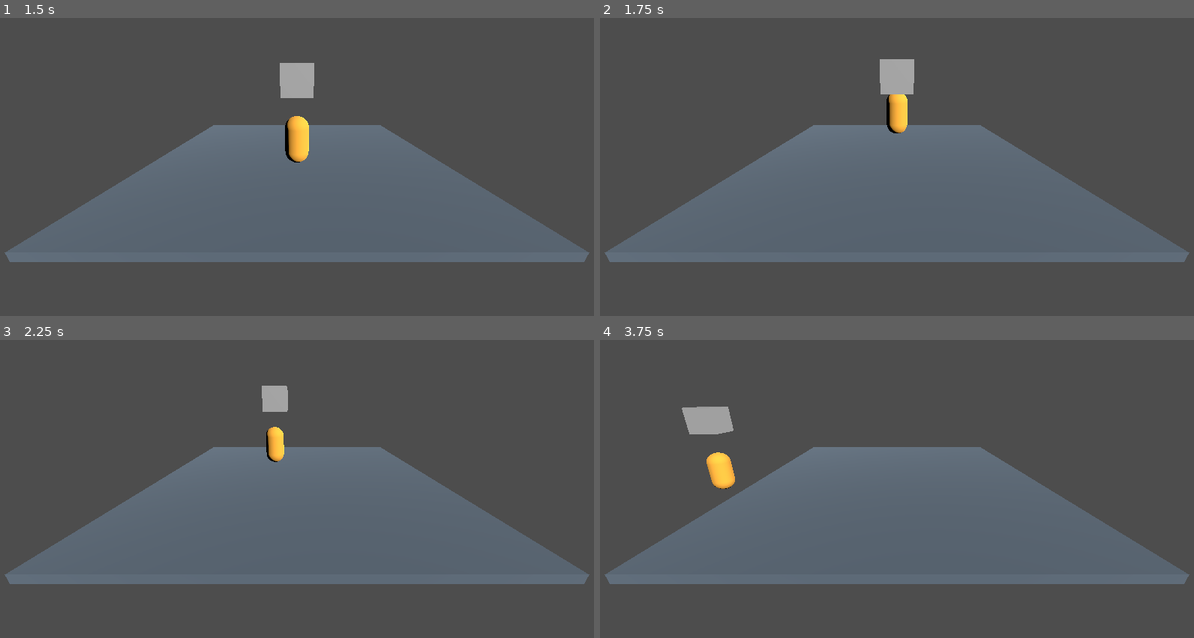
Above: before the commit, frames 1-4 (two rows, left to right).
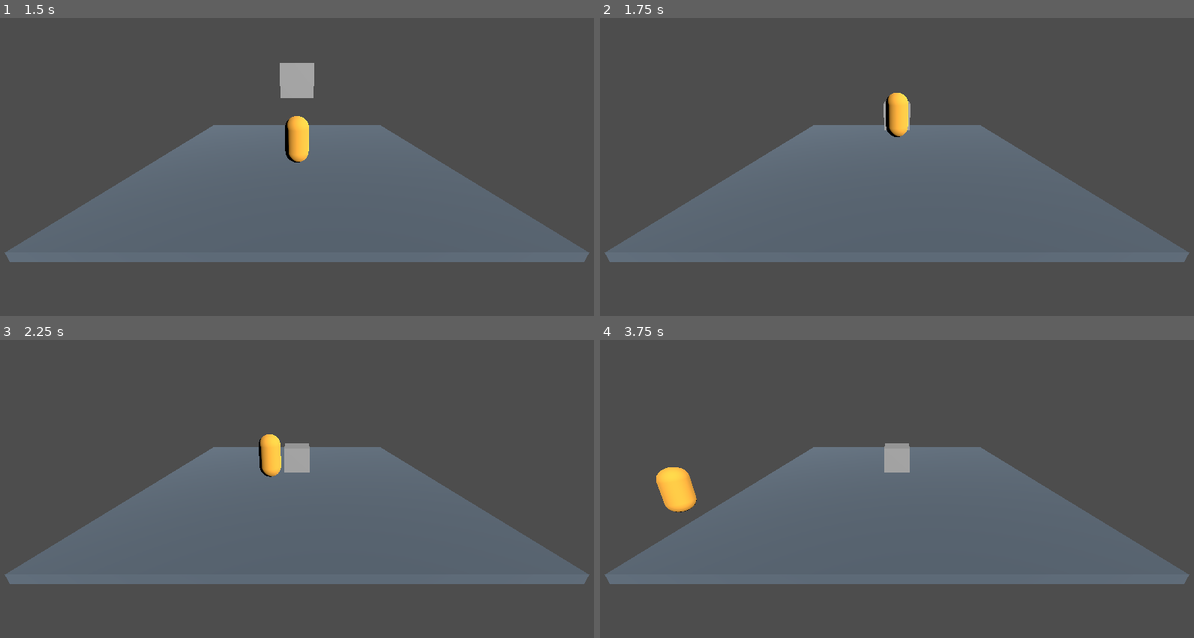
Above: after the commit, the same moments.

Repository: Delgado-dot/Cuy-Kombat
Game: Godot game, scene res://tests/objects/interactable_object_test.tscn
Two runs of this game, one before a commit and one after it. Both use one fixed random seed, a clock stepped at 60 frames per second and the inputs below. This scene is started directly instead of the project's main scene.
Inputs:
- Up to frame 1 (1.5 s): tap Enter at 0.5 s; hold W from 0.53 s (still down); tap Space at 0.77, 1.25 s
- Up to frame 2 (1.75 s): keep holding W; tap Space at 1.52 s
- Up to frame 3 (2.25 s): release W at 2.03 s; hold A from 2.03 s (still down)
- Up to frame 4 (3.75 s): tap Space at 3.02 s; release A at 3.53 s; hold S from 3.53 s (still down)

Frame 1 is identical in both runs. In frame 2, 0.9% of the frame differs, in the area x 47-53%, y 13-40%; in frame 3, 1.3%; in frame 4, 2.3%, in the area x 9-53%, y 22-58%.

Commit message:
feat(objects): add object release

Diff:
--- a/scripts/gameplay/interactable_object.gd
+++ b/scripts/gameplay/interactable_object.gd
@@ -37,6 +37,10 @@
 	return _current_interacting_player
 
 
+func is_grabbed_by(player: CharacterBody3D) -> bool:
+	return _is_grabbed and _grabbed_player == player
+
+
 ## Validates whether the supplied player is currently able to interact.
 func interact(player: CharacterBody3D) -> void:
 	if player != _current_interacting_player:
@@ -68,6 +72,23 @@
 		0.4
 	)
 	_elevation_tween.tween_callback(_finish_grab_elevation)
+
+
+func release(player: CharacterBody3D) -> void:
+	if not is_grabbed_by(player):
+		return
+
+	if _elevation_tween != null and _elevation_tween.is_valid():
+		_elevation_tween.kill()
+
+	_is_grabbed = false
+	_is_elevating = false
+	_grabbed_player = null
+	linear_velocity = Vector3.ZERO
+	angular_velocity = Vector3.ZERO
+	global_position = player.global_position - player.global_transform.basis.z.normalized() * 1.5 + Vector3.UP * 0.75
+	freeze = false
+	sleeping = false
 
 
 func _physics_process(_delta: float) -> void:
--- a/scripts/player/player_controller.gd
+++ b/scripts/player/player_controller.gd
@@ -42,7 +42,15 @@
 
 
 func _request_interaction() -> void:
-	for node in get_tree().get_nodes_in_group("interactable_objects"):
+	var interactable_objects := get_tree().get_nodes_in_group("interactable_objects")
+
+	for node in interactable_objects:
+		var grabbed_object := node as InteractableObject
+		if grabbed_object != null and grabbed_object.is_grabbed_by(self):
+			grabbed_object.release(self)
+			return
+
+	for node in interactable_objects:
 		var interactable_object := node as InteractableObject
 		if interactable_object == null:
 			continue
